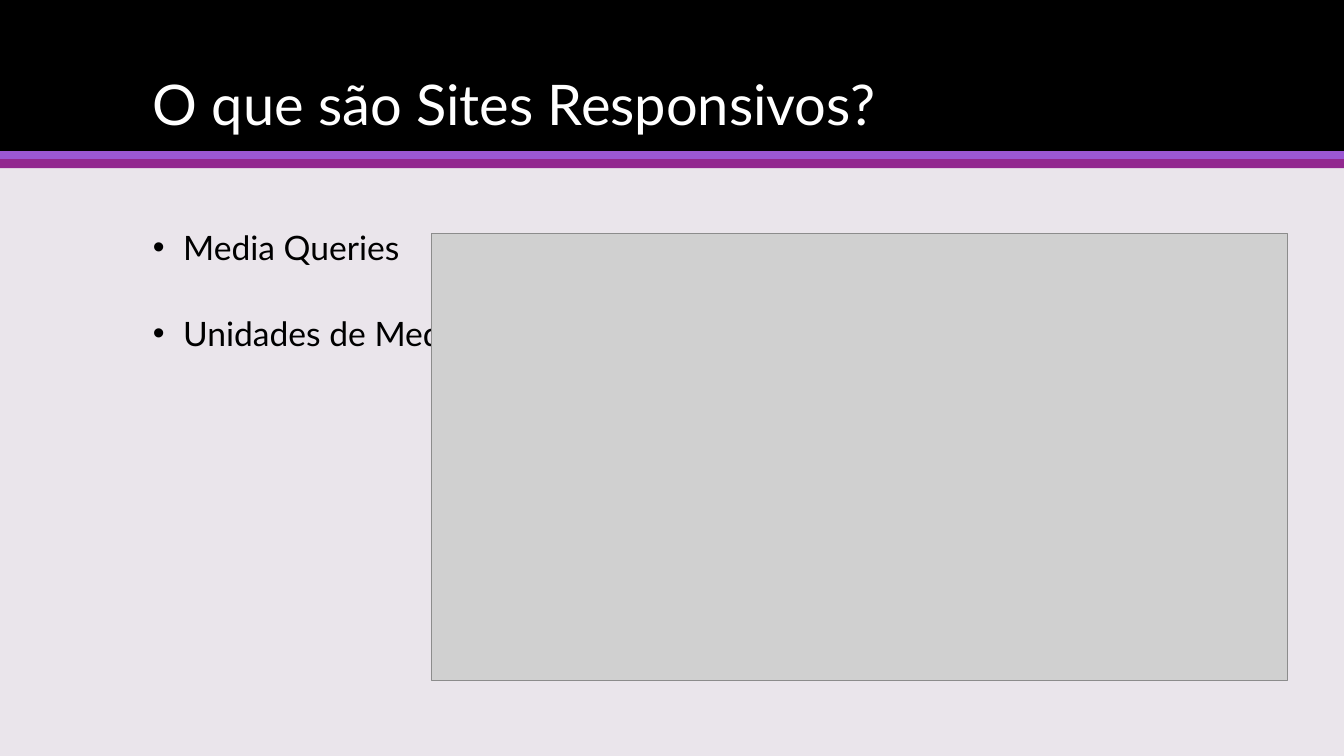
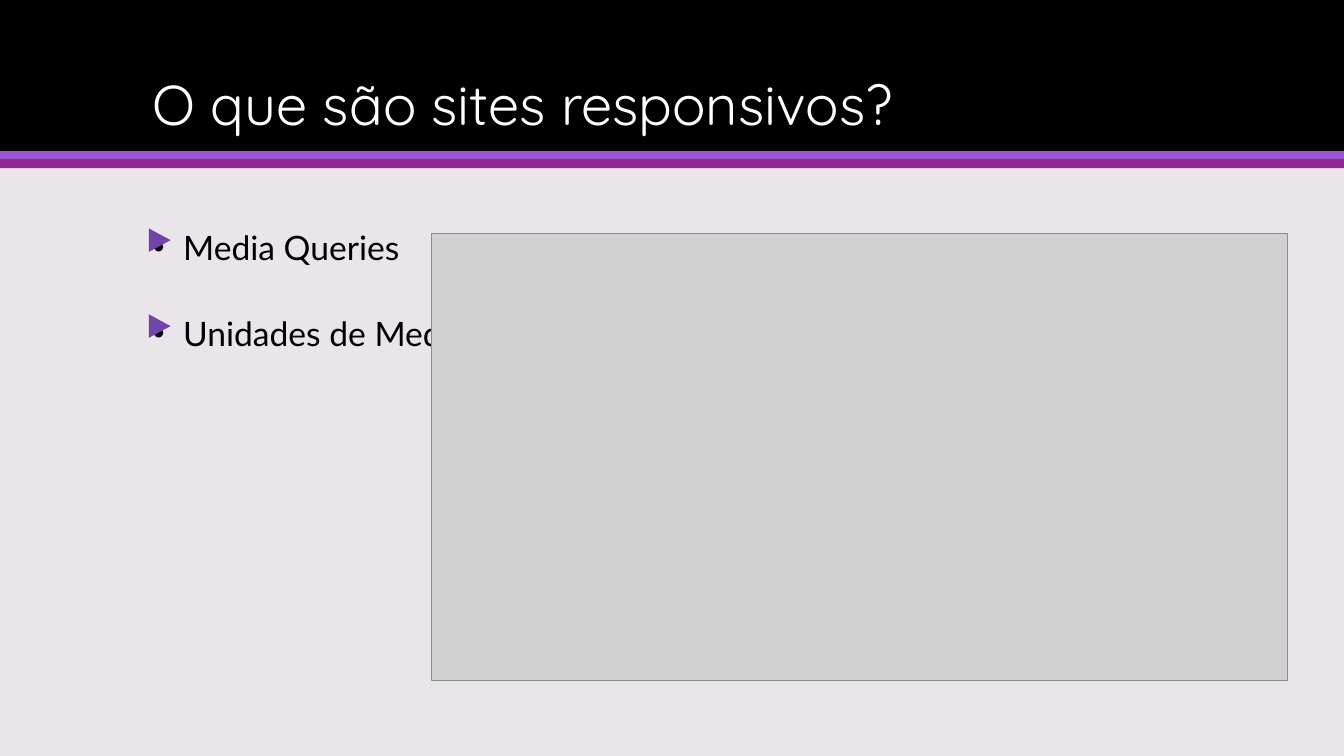
Before and after one commit to davidallysson/minicurso-bootstrap, a slide deck: slide 3 of Desenvolvendo Sites Responsivos com Bootstrap 4.pptx. Drawn at 1344x756 pixels with LibreOffice and Linux fonts; fonts in the diff are those of the drawing; grey boxes stand for pictures. Boxes give left, top, right and bottom in pixels: in the first picture for what was removed or moved away, otherwise in the second. Text is boxed around its words. In the diff, an @@ line names an element or a change of style, - is before the commit and + after.

```diff
--- a/Desenvolvendo Sites Responsivos com Bootstrap 4.pptx
+++ b/Desenvolvendo Sites Responsivos com Bootstrap 4.pptx
@@ title at [153, 83, 892, 136]: text changed; font Lato to Quicksand @@
-O que são Sites Responsivos?
+O que são sites responsivos?
@@ triangle added at [149, 228, 171, 252], fill #7244A9 @@
@@ triangle added at [149, 315, 171, 338], fill #7244A9 @@
```
Also in this commit, not shown: 7 other slides changed, 1 slide added.
